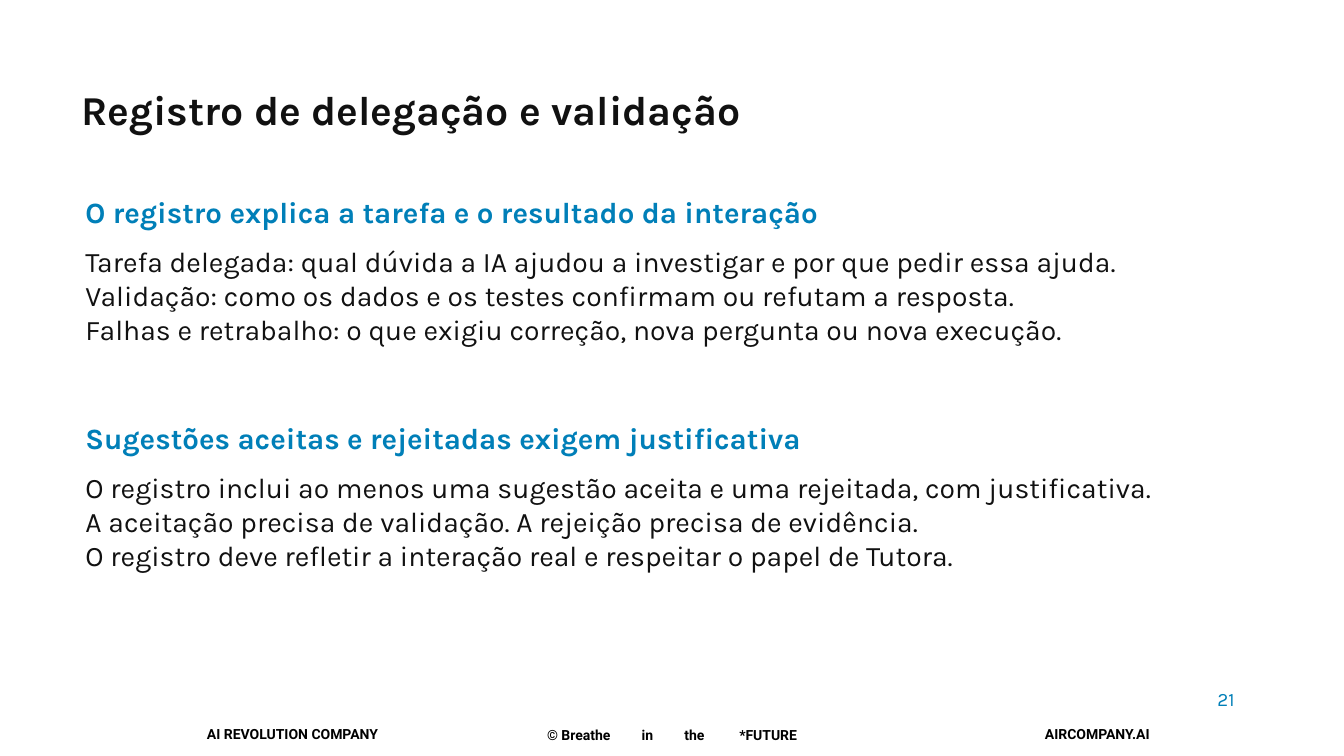
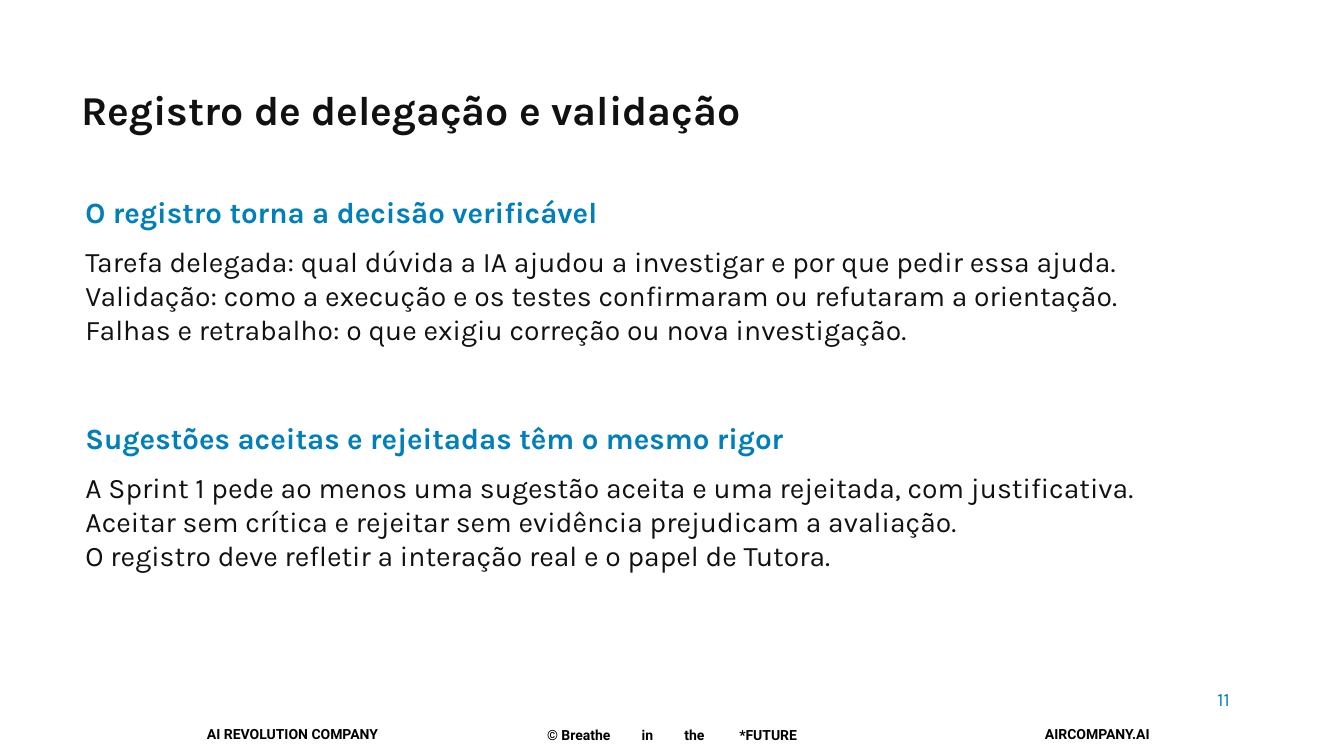
Before and after one commit to pedropalmieri/workshop4-pr-sql-ia, a slide deck: slide 11 of materiais/Workshop4-19nov2026.pptx (slide 21 before the commit). Drawn at 1344x756 pixels with LibreOffice and Linux fonts; fonts in the diff are those of the drawing; background and template pictures are left out. Boxes give left, top, right and bottom in pixels: in the first picture for what was removed or moved away, otherwise in the second. Text is boxed around its words. In the diff, an @@ line names an element or a change of style, - is before the commit and + after.

Commit message:
Explica fundamentos antes do caso e documenta consultas e decisões da automação

```diff
--- a/materiais/Workshop4-19nov2026.pptx
+++ b/materiais/Workshop4-19nov2026.pptx
@@ text at [85,200,597,230]: text changed @@
-O registro explica a tarefa e o resultado da interação
+O registro torna a decisão verificável
@@ text at [85,286,1117,347]: text changed @@
-Validação: como os dados e os testes confirmam ou refutam a resposta.
-Falhas e retrabalho: o que exigiu correção, nova pergunta ou nova execução.
+Validação: como a execução e os testes confirmaram ou refutaram a orientação.
+Falhas e retrabalho: o que exigiu correção ou nova investigação.
@@ text at [85,427,783,456]: text changed @@
-Sugestões aceitas e rejeitadas exigem justificativa
+Sugestões aceitas e rejeitadas têm o mesmo rigor
@@ text at [85,478,1133,573]: text changed @@
-O registro inclui ao menos uma sugestão aceita e uma rejeitada, com justificativa.
-A aceitação precisa de validação. A rejeição precisa de evidência.
-O registro deve refletir a interação real e respeitar o papel de Tutora.
+A Sprint 1 pede ao menos uma sugestão aceita e uma rejeitada, com justificativa.
+Aceitar sem crítica e rejeitar sem evidência prejudicam a avaliação.
+O registro deve refletir a interação real e o papel de Tutora.
@@ text at [1217,694,1229,706]: text changed @@
-21
+11
```
Also in this commit, not shown: 16 other slides changed, 7 slides added, 6 slides removed, 4 other files.
